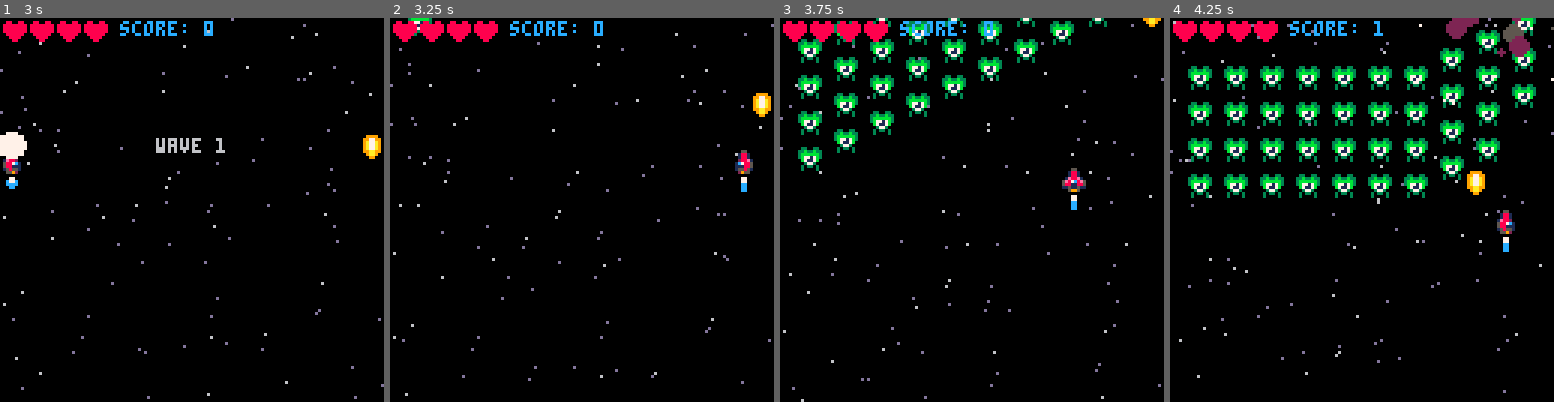
Above: before the commit, frames 1-4 (left to right).
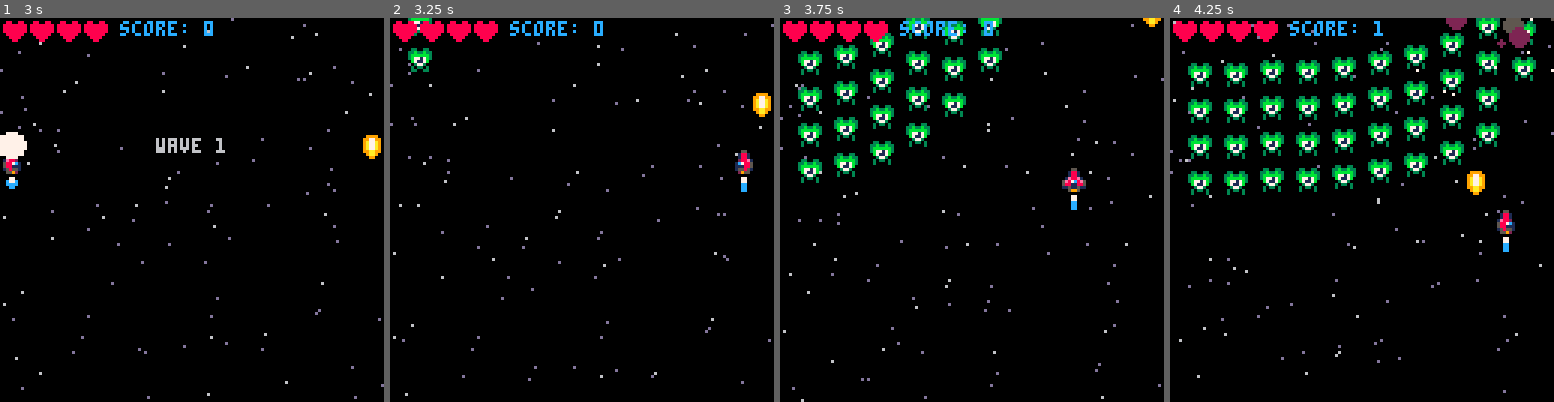
Above: after the commit, the same moments.

Repository: CRBroughton/pico-8-hero
Game: PICO-8 cartridge src/pico-8-hero.p8
Same seed, same stepped clock (60 frames per second), same inputs: the game is played once before the commit and once after it.
Inputs:
- Up to frame 1 (3 s): tap X (X key) at 0.33, 1.07, 1.85, 2.97 s; tap O (Z key) at 0.7, 1.7, 2.1, 2.5, 2.9 s; hold Right 1.6-2.1 s; hold Up 2.15-2.42 s; hold Right from 2.47 s (still down)
- Up to frame 2 (3.25 s): release Right at 3.03 s; hold Left from 3.08 s (still down)
- Up to frame 3 (3.75 s): tap O (Z key) at 3.3, 3.7 s; release Left at 3.58 s; hold Down from 3.63 s (still down)
- Up to frame 4 (4.25 s): release Down at 3.97 s; hold Right from 4.02 s (still down); tap X (X key) at 4.08 s; tap O (Z key) at 4.1 s

Frame 1 is identical in both runs. In frame 2, 0.3% of the frame differs, in the area x 4-11%, y 7-15%; in frame 3, 8.4%; in frame 4, 15%, in the area x 4-100%, y 0-47%.

Commit message:
feat(enemies): :construction: replace linear with easing function

Diff:
--- a/src/behaviour.lua
+++ b/src/behaviour.lua
@@ -5,7 +5,7 @@
     end
     if enemy.mission == "flyin" then
         -- fly into the scene
-        enemy.y += 3
+        enemy.y += (enemy.posy - enemy.y) / 7
         if enemy.y  >= enemy.posy then
             enemy.mission = "protect"
         end
--- a/src/enemies.lua
+++ b/src/enemies.lua
@@ -35,7 +35,7 @@
         local lineofenemies = level[y]
         for x = 1, 10 do
             if lineofenemies[x] != 0 then
-                spawnenemy(lineofenemies[x], x * 12 - 6, 4 + y * 12, x * 2)
+                spawnenemy(lineofenemies[x], x * 12 - 6, 4 + y * 12, x * 3)
             end
         end
     end
